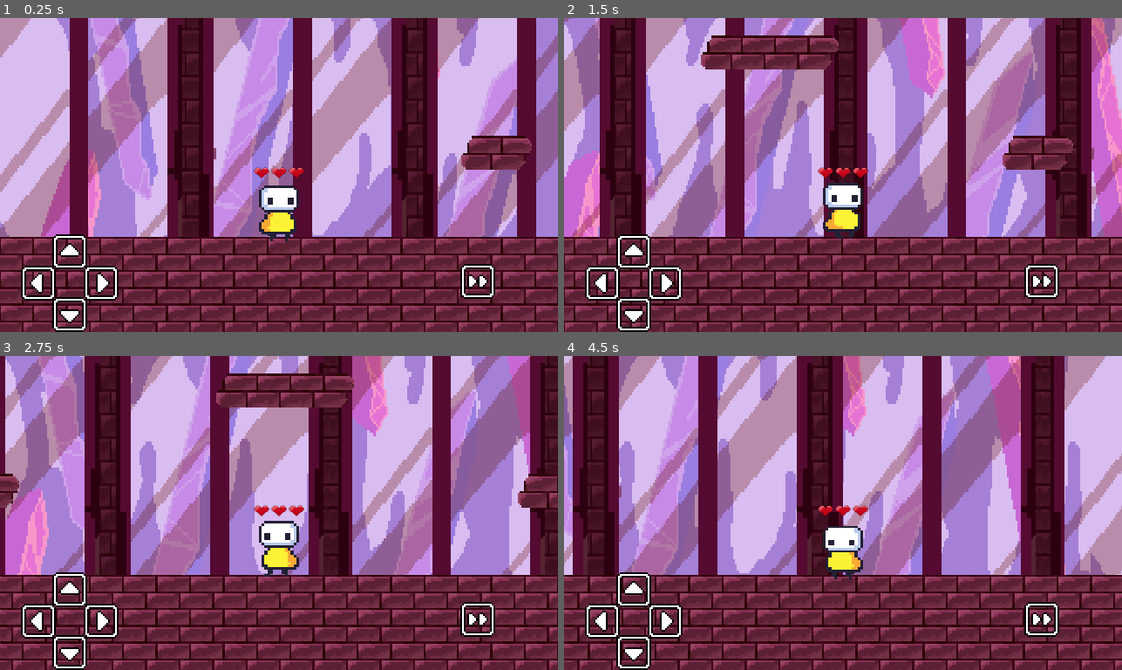
Above: before the commit, frames 1-4 (two rows, left to right).
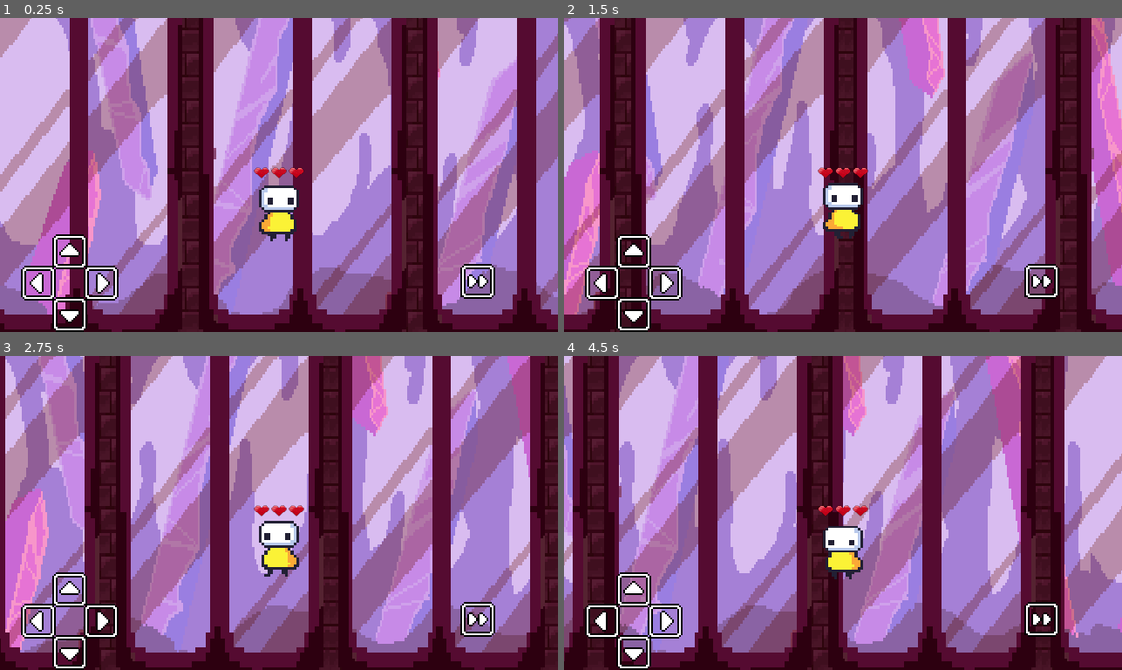
Above: after the commit, the same moments.

Repository: yanaexe/Global-Classroom-Project
Game: Godot game, scene res://scenes/stage_2.tscn
The game is run twice, just before and just after one commit, with the same random seed, the same clock (stepped at 60 frames per second) and the same inputs. This scene is started directly instead of the project's main scene.
Inputs (mouse positions are in pixels of both pictures, inside the frame that each line leads up to):
- Up to frame 1 (0.25 s): no input
- Up to frame 2 (1.5 s): tap Enter at 0.5 s; move the mouse to (965, 159) at 0.52 s; hold D (dodgeMG_right) from 0.53 s (still down); tap Q (enter_door) at 0.6 s; click (965, 159) at 0.67 s; tap Space (jump) at 0.77 s; move the mouse to (731, 190) at 1.27 s; tap Shift (dash) at 1.35 s
- Up to frame 3 (2.75 s): tap Space (jump) at 1.52 s; tap Q (enter_door) at 1.55, 2.1 s; move the mouse to (334, 443) at 2.02 s; release D (dodgeMG_right) at 2.03 s; hold A (dodgeMG_left) from 2.03 s (still down)
- Up to frame 4 (4.5 s): move the mouse to (815, 575) at 2.77 s; release A (dodgeMG_left) at 2.78 s; hold D (dodgeMG_right) 2.78-4.28 s; tap E (fire) at 2.85 s; click (815, 575) at 2.92 s; tap Space (jump) at 3.02, 3.77 s; tap Q (enter_door) at 3.05, 3.8 s; move the mouse to (1010, 560) at 3.52 s; tap I (spawn_key) at 3.6 s; move the mouse to (675, 465) at 4.27 s; hold A (dodgeMG_left) from 4.28 s (still down); tap O (test) at 4.35 s

The runs differ from the first frame. In frame 1, 25% of the frame differs, in the area x 0-100%, y 37-100%; in frame 2, 28%, in the area x 0-100%, y 5-100%; in frame 3, 27%; in frame 4, 24%.

Commit message:
added animation

Diff:
--- a/scenes/Boss.tscn
+++ b/scenes/Boss.tscn
@@ -1,9 +1,105 @@
-[gd_scene load_steps=4 format=3 uid="uid://bnvt0aki7sdt7"]
+[gd_scene load_steps=10 format=3 uid="uid://bnvt0aki7sdt7"]
 
 [ext_resource type="Script" path="res://scripts/boss.gd" id="1_6ig5k"]
 [ext_resource type="Texture2D" uid="uid://cu17vu55hvpf3" path="res://sprites/boss_animation.png" id="2_wwab2"]
 
 [sub_resource type="CircleShape2D" id="CircleShape2D_edv8j"]
+
+[sub_resource type="Animation" id="Animation_fjcmu"]
+resource_name = "idle"
+tracks/0/type = "value"
+tracks/0/imported = false
+tracks/0/enabled = true
+tracks/0/path = NodePath("Sprite2D:frame")
+tracks/0/interp = 1
+tracks/0/loop_wrap = true
+tracks/0/keys = {
+"times": PackedFloat32Array(0, 0.1, 0.2, 0.3, 0.4),
+"transitions": PackedFloat32Array(1, 1, 1, 1, 1),
+"update": 1,
+"values": [1, 1, 2, 3, 4]
+}
+
+[sub_resource type="Animation" id="Animation_s0pas"]
+length = 0.001
+tracks/0/type = "value"
+tracks/0/imported = false
+tracks/0/enabled = true
+tracks/0/path = NodePath("Sprite2D:frame")
+tracks/0/interp = 1
+tracks/0/loop_wrap = true
+tracks/0/keys = {
+"times": PackedFloat32Array(0),
+"transitions": PackedFloat32Array(1),
+"update": 1,
+"values": [0]
+}
+tracks/1/type = "value"
+tracks/1/imported = false
+tracks/1/enabled = true
+tracks/1/path = NodePath("Sprite2D:frame_coords")
+tracks/1/interp = 1
+tracks/1/loop_wrap = true
+tracks/1/keys = {
+"times": PackedFloat32Array(0),
+"transitions": PackedFloat32Array(1),
+"update": 1,
+"values": [Vector2i(0, 3)]
+}
+
+[sub_resource type="Animation" id="Animation_d2xkx"]
+resource_name = "move"
+tracks/0/type = "value"
+tracks/0/imported = false
+tracks/0/enabled = true
+tracks/0/path = NodePath("Sprite2D:frame")
+tracks/0/interp = 1
+tracks/0/loop_wrap = true
+tracks/0/keys = {
+"times": PackedFloat32Array(0, 0.2, 0.4, 0.6, 0.8),
+"transitions": PackedFloat32Array(1, 1, 1, 1, 1),
+"update": 1,
+"values": [4, 5, 6, 7, 4]
+}
+
+[sub_resource type="Animation" id="Animation_ymv0n"]
+resource_name = "attack"
+tracks/0/type = "value"
+tracks/0/imported = false
+tracks/0/enabled = true
+tracks/0/path = NodePath("Sprite2D:frame")
+tracks/0/interp = 1
+tracks/0/loop_wrap = true
+tracks/0/keys = {
+"times": PackedFloat32Array(0, 0.0666667, 0.133333),
+"transitions": PackedFloat32Array(1, 1, 1),
+"update": 1,
+"values": [8, 9, 10]
+}
+
+[sub_resource type="Animation" id="Animation_poj7v"]
+resource_name = "die"
+tracks/0/type = "value"
+tracks/0/imported = false
+tracks/0/enabled = true
+tracks/0/path = NodePath("Sprite2D:frame_coords")
+tracks/0/interp = 1
+tracks/0/loop_wrap = true
+tracks/0/keys = {
+"times": PackedFloat32Array(0, 0.1, 0.2),
+"transitions": PackedFloat32Array(1, 1, 1),
+"update": 1,
+"values": [Vector2i(0, 3), Vector2i(1, 3), Vector2i(2, 3)]
+}
+
+[sub_resource type="AnimationLibrary" id="AnimationLibrary_3ggkx"]
+_data = {
+"RESET": SubResource("Animation_s0pas"),
+"attack": SubResource("Animation_ymv0n"),
+"die": SubResource("Animation_poj7v"),
+"idle": SubResource("Animation_fjcmu"),
+"move": SubResource("Animation_d2xkx")
+}
 
 [node name="Boss" type="CharacterBody2D"]
 script = ExtResource("1_6ig5k")
@@ -12,6 +108,7 @@
 texture = ExtResource("2_wwab2")
 hframes = 4
 vframes = 4
+frame = 12
 
 [node name="CollisionShape2D" type="CollisionShape2D" parent="."]
 scale = Vector2(17.0145, 14.0033)
@@ -21,4 +118,9 @@
 wait_time = 3.0
 autostart = true
 
+[node name="AnimationPlayer" type="AnimationPlayer" parent="."]
+libraries = {
+"": SubResource("AnimationLibrary_3ggkx")
+}
+
 [connection signal="timeout" from="Timer" to="." method="_on_timer_timeout"]
--- a/scenes/stage_2.tscn
+++ b/scenes/stage_2.tscn
@@ -29,6 +29,7 @@
 
 [sub_resource type="TileSetAtlasSource" id="TileSetAtlasSource_udm74"]
 texture = ExtResource("4_pqrsv")
+texture_region_size = Vector2i(1, 1)
 0:0/0 = 0
 0:0/0/physics_layer_0/polygon_0/points = PackedVector2Array(8, 8, 8, -8, 8, 8, -8, 8)
 1:0/0 = 0
